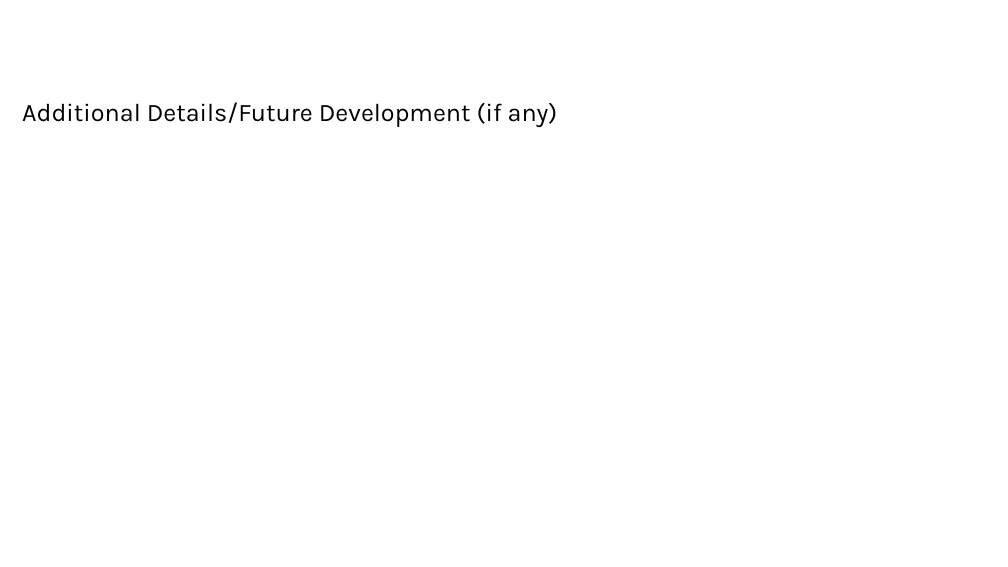
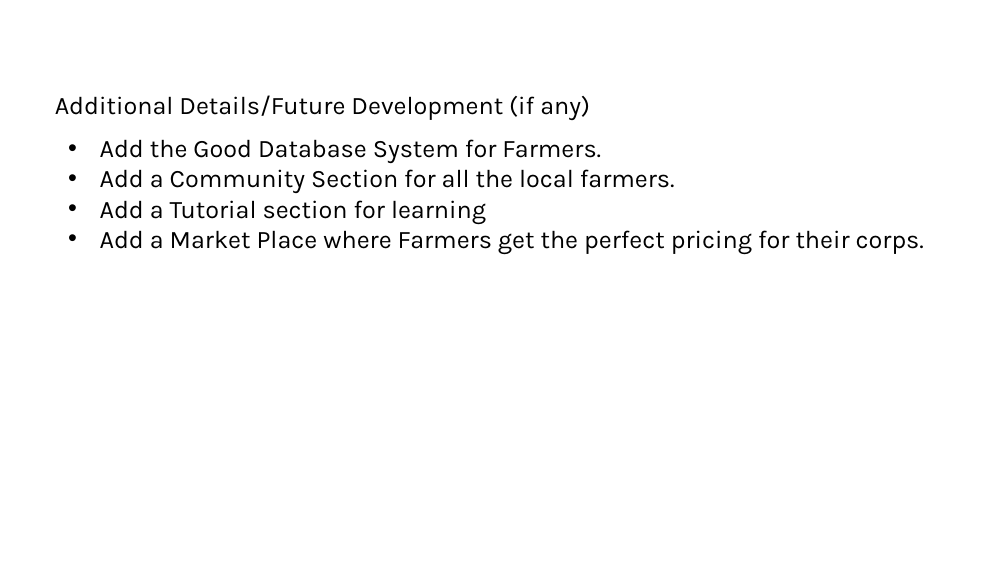
Before and after one commit to SaikatDash/Empowering-Small-and-Marginal-Farmers-with-AI-Driven-Agricultural-Solutions, a slide deck: slide 10 of Solution Challenge _ Project Submission.pptx (slide 12 before the commit). Drawn at 1008x567 pixels with LibreOffice and Linux fonts; fonts in the diff are those of the drawing; background and template pictures are left out. Boxes give left, top, right and bottom in pixels: in the first picture for what was removed or moved away, otherwise in the second. Text is boxed around its words. In the diff, an @@ line names an element or a change of style, - is before the commit and + after.

```diff
--- a/Solution Challenge _ Project Submission.pptx
+++ b/Solution Challenge _ Project Submission.pptx
@@ text "Additional Details/Future Development (if any)" moved from (x1=22, y1=102, x2=558, y2=127) to (x1=55, y1=95, x2=590, y2=120) @@
@@ text added at (x1=100, y1=139, x2=924, y2=254), 18 pt, text #000000 @@
+• Add the Good Database System for Farmers.
+• Add a Community Section for all the local farmers.
+• Add a Tutorial section for learning
+• Add a Market Place where Farmers get the perfect pricing for their corps.
```
Also in this commit, not shown: 7 other slides changed, 3 slides removed, 18 other files.
